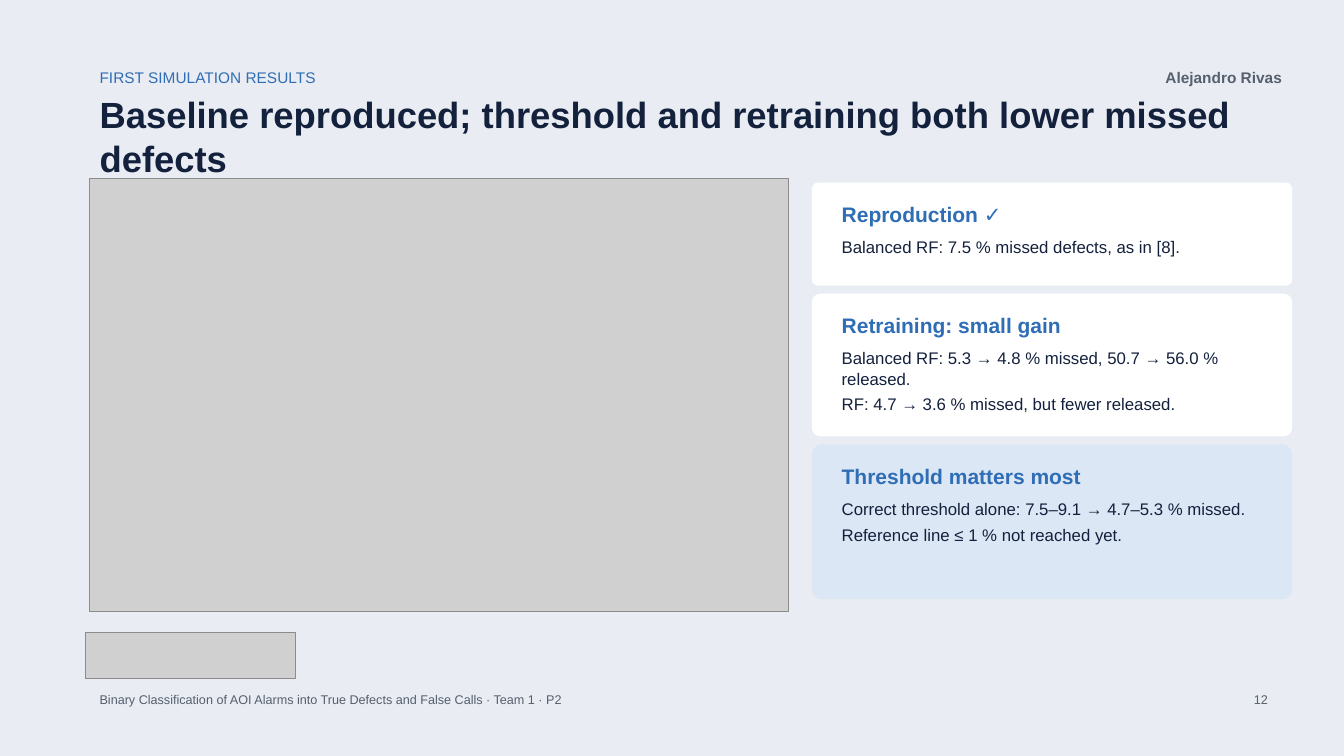
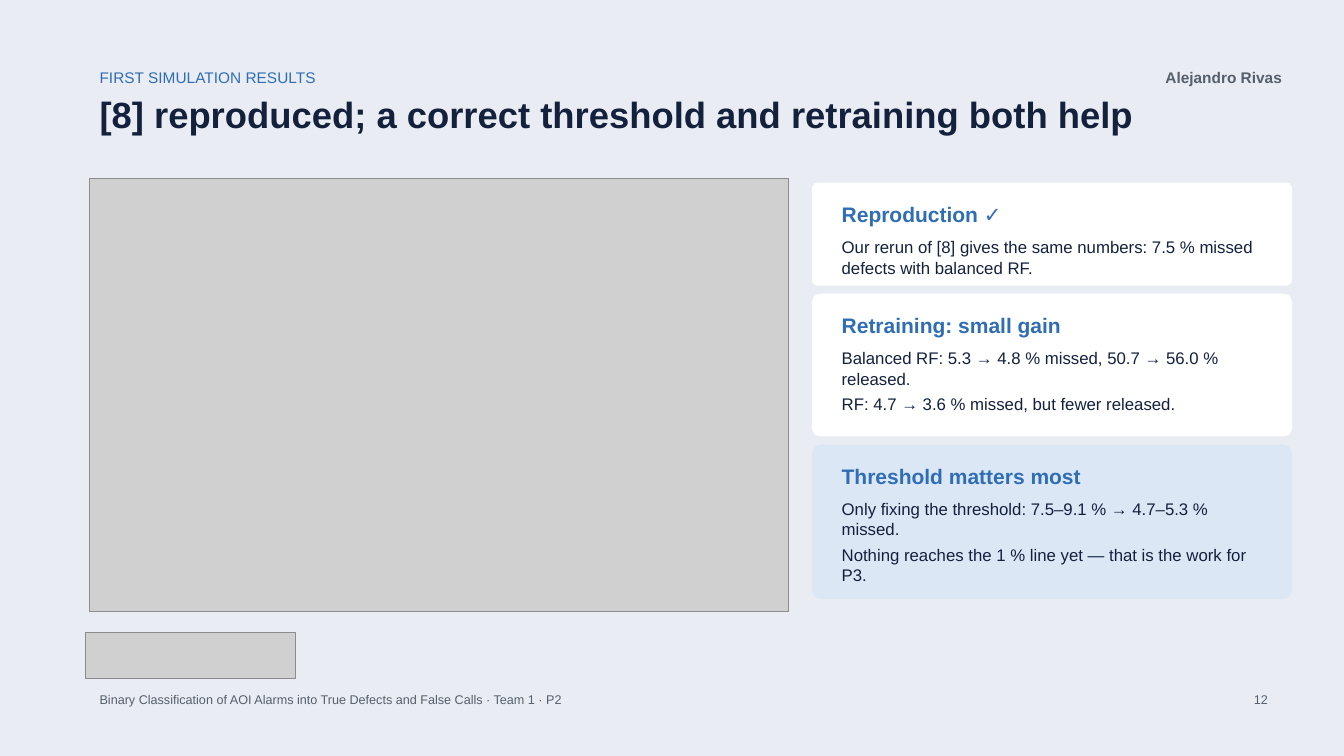
Before and after one commit to bodhi584/aoi-false-call-classification, a slide deck: slide 12 of docs/slides_p2.pptx. Drawn at 1344x756 pixels with LibreOffice and Linux fonts; fonts in the diff are those of the drawing; grey boxes stand for pictures. Boxes give left, top, right and bottom in pixels: in the first picture for what was removed or moved away, otherwise in the second. Text is boxed around its words. In the diff, an @@ line names an element or a change of style, - is before the commit and + after.

```diff
--- a/docs/slides_p2.pptx
+++ b/docs/slides_p2.pptx
@@ text at [100,101,1133,136]: text changed @@
-Baseline reproduced; threshold and retraining both lower missed defects
+[8] reproduced; a correct threshold and retraining both help
@@ text at [842,241,1253,274]: text changed @@
-Balanced RF: 7.5 % missed defects, as in [8].
+Our rerun of [8] gives the same numbers: 7.5 % missed defects with balanced RF.
@@ text at [842,503,1247,581]: text changed @@
-Correct threshold alone: 7.5–9.1 → 4.7–5.3 % missed.
-Reference line ≤ 1 % not reached yet.
+Only fixing the threshold: 7.5–9.1 % → 4.7–5.3 % missed.
+Nothing reaches the 1 % line yet — that is the work for P3.
```
Also in this commit, not shown: 4 other slides changed, 1 other file.
